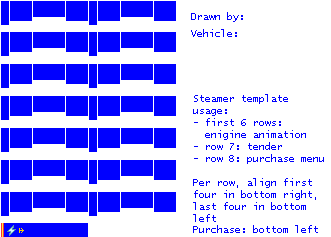
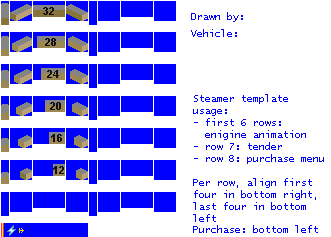
Layers edited between the first and the second w=331, h=237 image:
added layer "referenica" above "empty.png" over (1, 3, 88, 184)
